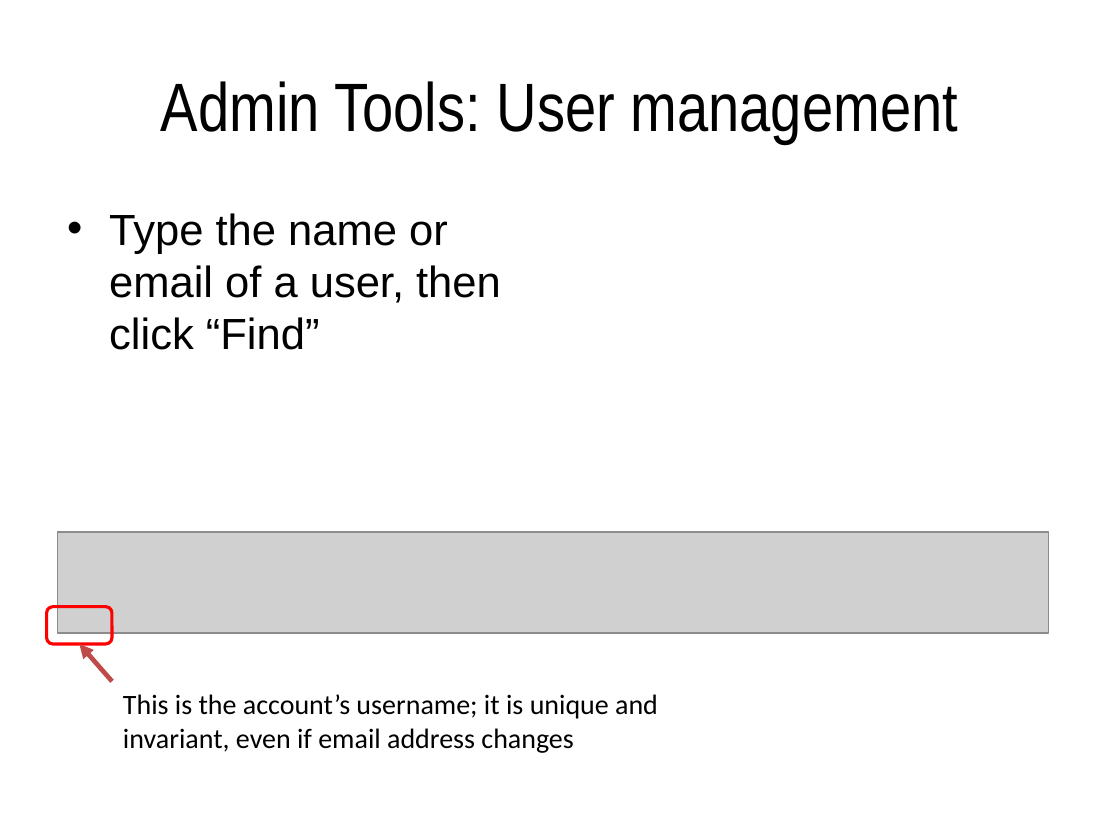
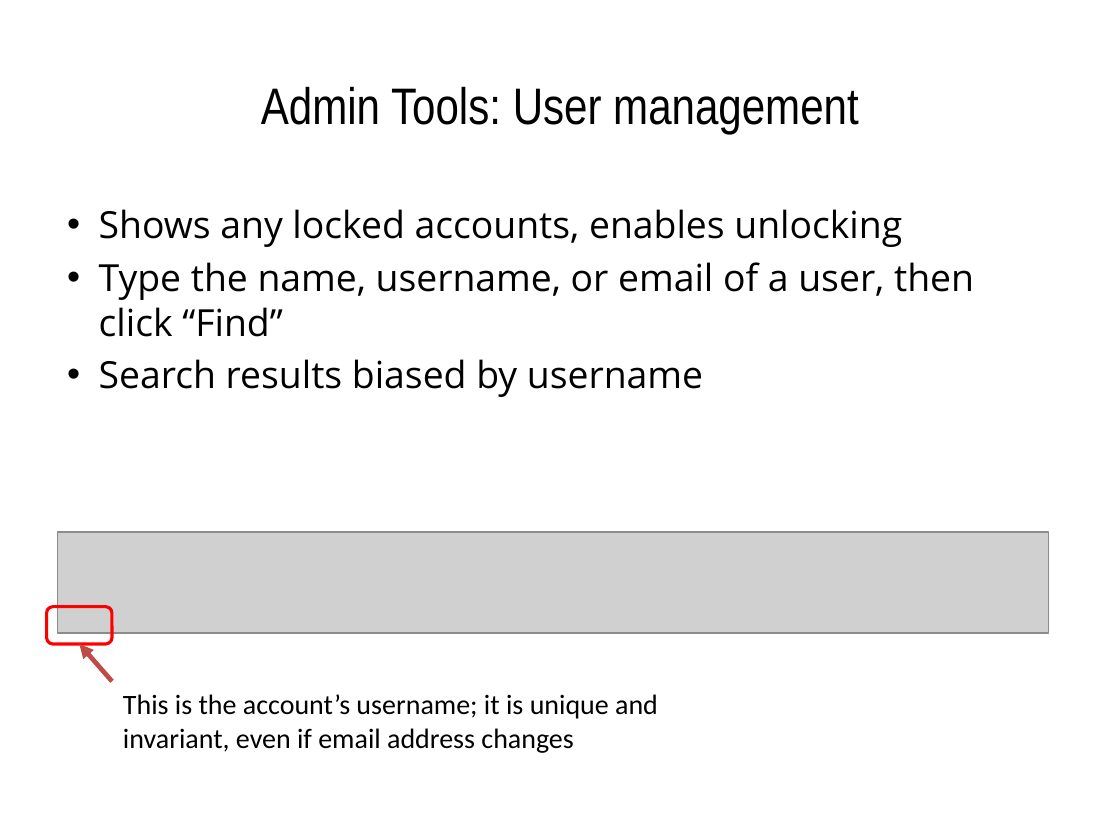
Before and after one commit to ericberman/MyFlightbookWeb, a slide deck: slide 11 of MyFlightbook.Web/Private/MyFlightbook Admin Tools.pptx. Drawn at 1120x840 pixels with LibreOffice and Linux fonts; fonts in the diff are those of the drawing; grey boxes stand for pictures; background and template pictures are left out. Boxes give left, top, right and bottom in pixels: in the first picture for what was removed or moved away, otherwise in the second. Text is boxed around its words. In the diff, an @@ line names an element or a change of style, - is before the commit and + after.

Commit message:
Update admin tools ppt

```diff
--- a/MyFlightbook.Web/Private/MyFlightbook Admin Tools.pptx
+++ b/MyFlightbook.Web/Private/MyFlightbook Admin Tools.pptx
@@ title "Admin Tools: User management" at [261,86,859,134]: size 44 to 33 pt @@
@@ text at [99,209,974,397]: text changed; size 28 to 24 pt; font Arial to Open Sans @@
-• Type the name or email of a user, then click “Find”
+• Shows any locked accounts, enables unlocking
+• Type the name, username, or email of a user, then click “Find”
+• Search results biased by username
```
Also in this commit, not shown: 42 other slides changed, 2 slides added.
